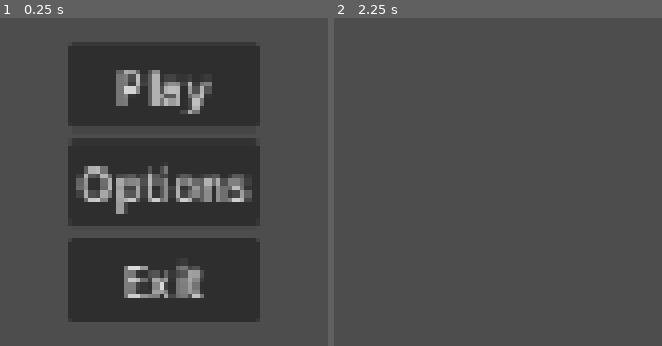
Above: before the commit, frames 1-2 (left to right).
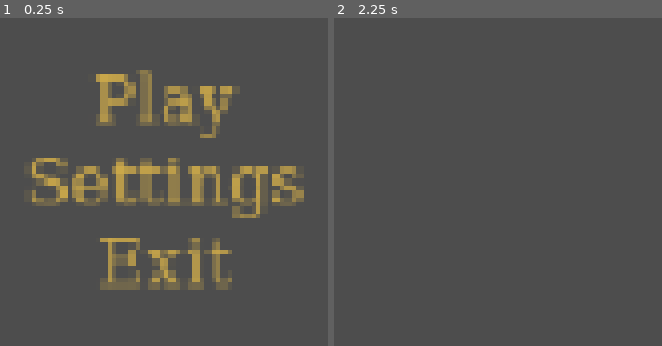
Above: after the commit, the same moments.

Repository: soupmax/sleeping_wizard_game
Game: Godot game, scene res://scenes/main.tscn
Two runs of this game, one before a commit and one after it. Both use one fixed random seed, a clock stepped at 60 frames per second and the inputs below.
Inputs (mouse positions are in pixels of both pictures, inside the frame that each line leads up to):
- Up to frame 1 (0.25 s): no input
- Up to frame 2 (2.25 s): click (498, 182) at 0.5 s, where only the run before the commit has a clickable "Options"; click (498, 182) at 1.25 s, where only the run after the commit has a clickable "Settings"; click "Play" at 2 s

The runs differ from the first frame. In frame 1, 45% of the frame differs, in the area x 9-93%, y 8-93%; in frame 2, nothing differs.

Commit message:
Menu
Changed the color of the buttons and made a button effect on hover

Diff:
--- /dev/null
+++ b/resourcen/menu_theme.tres
@@ -0,0 +1,86 @@
+[gd_resource type="Theme" format=3 uid="uid://q5a1jyyg2nge"]
+
+[sub_resource type="StyleBoxEmpty" id="StyleBoxEmpty_eab0s"]
+
+[sub_resource type="StyleBoxEmpty" id="StyleBoxEmpty_nn1bb"]
+
+[sub_resource type="StyleBoxEmpty" id="StyleBoxEmpty_lhv2t"]
+
+[sub_resource type="StyleBoxEmpty" id="StyleBoxEmpty_dby0x"]
+
+[sub_resource type="StyleBoxEmpty" id="StyleBoxEmpty_5580i"]
+
+[sub_resource type="FontFile" id="FontFile_o5qli"]
+cache/0/variation_coordinates = {}
+cache/0/face_index = 0
+cache/0/embolden = 0.0
+cache/0/transform = Transform2D(1, 0, 0, 1, 0, 0)
+cache/0/spacing_top = 0
+cache/0/spacing_bottom = 0
+cache/0/spacing_space = 0
+cache/0/spacing_glyph = 0
+cache/0/baseline_offset = 0.0
+cache/0/16/0/ascent = 0.0
+cache/0/16/0/descent = 0.0
+cache/0/16/0/underline_position = 0.0
+cache/0/16/0/underline_thickness = 0.0
+cache/0/16/0/scale = 1.0
+cache/0/17/0/ascent = 0.0
+cache/0/17/0/descent = 0.0
+cache/0/17/0/underline_position = 0.0
+cache/0/17/0/underline_thickness = 0.0
+cache/0/17/0/scale = 1.0
+cache/0/18/0/ascent = 0.0
+cache/0/18/0/descent = 0.0
+cache/0/18/0/underline_position = 0.0
+cache/0/18/0/underline_thickness = 0.0
+cache/0/18/0/scale = 1.0
+cache/0/19/0/ascent = 0.0
+cache/0/19/0/descent = 0.0
+cache/0/19/0/underline_position = 0.0
+cache/0/19/0/underline_thickness = 0.0
+cache/0/19/0/scale = 1.0
+cache/0/20/0/ascent = 0.0
+cache/0/20/0/descent = 0.0
+cache/0/20/0/underline_position = 0.0
+cache/0/20/0/underline_thickness = 0.0
+cache/0/20/0/scale = 1.0
+cache/0/21/0/ascent = 0.0
+cache/0/21/0/descent = 0.0
+cache/0/21/0/underline_position = 0.0
+cache/0/21/0/underline_thickness = 0.0
+cache/0/21/0/scale = 1.0
+cache/0/22/0/ascent = 0.0
+cache/0/22/0/descent = 0.0
+cache/0/22/0/underline_position = 0.0
+cache/0/22/0/underline_thickness = 0.0
+cache/0/22/0/scale = 1.0
+cache/0/23/0/ascent = 0.0
+cache/0/23/0/descent = 0.0
+cache/0/23/0/underline_position = 0.0
+cache/0/23/0/underline_thickness = 0.0
+cache/0/23/0/scale = 1.0
+cache/0/24/0/ascent = 0.0
+cache/0/24/0/descent = 0.0
+cache/0/24/0/underline_position = 0.0
+cache/0/24/0/underline_thickness = 0.0
+cache/0/24/0/scale = 1.0
+cache/0/25/0/ascent = 0.0
+cache/0/25/0/descent = 0.0
+cache/0/25/0/underline_position = 0.0
+cache/0/25/0/underline_thickness = 0.0
+cache/0/25/0/scale = 1.0
+
+[resource]
+resource_name = "Gold"
+default_font = SubResource("FontFile_o5qli")
+Button/colors/font_color = Color(0.8117647, 0.67058825, 0.2901961, 1)
+Button/colors/font_hover_color = Color(0.8117647, 0.67058825, 0.2901961, 1)
+Button/colors/font_outline_color = Color(0.16078432, 0.16862746, 0.1882353, 1)
+Button/colors/font_pressed_color = Color(0.8117647, 0.67058825, 0.2901961, 1)
+Button/font_sizes/font_size = 24
+Button/styles/disabled = SubResource("StyleBoxEmpty_eab0s")
+Button/styles/focus = SubResource("StyleBoxEmpty_nn1bb")
+Button/styles/hover = SubResource("StyleBoxEmpty_lhv2t")
+Button/styles/normal = SubResource("StyleBoxEmpty_dby0x")
+Button/styles/pressed = SubResource("StyleBoxEmpty_5580i")
--- a/scenes/main.tscn
+++ b/scenes/main.tscn
@@ -1,6 +1,8 @@
 [gd_scene format=3 uid="uid://cpbugbvv3oqi3"]
 
+[ext_resource type="Theme" uid="uid://q5a1jyyg2nge" path="res://resourcen/menu_theme.tres" id="1_0wfyh"]
 [ext_resource type="Script" uid="uid://cy77triyhy0yf" path="res://scripts/main_menu.gd" id="1_o5qli"]
+[ext_resource type="Script" uid="uid://dfdh7lr76fc8h" path="res://scripts/button_hover.gd" id="3_sugp2"]
 
 [node name="main_menu" type="Control" unique_id=420415433]
 layout_mode = 3
@@ -9,6 +11,7 @@
 anchor_bottom = 1.0
 grow_horizontal = 2
 grow_vertical = 2
+theme = ExtResource("1_0wfyh")
 script = ExtResource("1_o5qli")
 
 [node name="MarginContainer" type="MarginContainer" parent="." unique_id=367666576]
@@ -18,28 +21,32 @@
 anchor_top = 0.5
 anchor_right = 0.5
 anchor_bottom = 0.5
-offset_left = -35.0
-offset_top = -50.5
-offset_right = 35.0
-offset_bottom = 50.5
+offset_left = -42.5
+offset_top = -53.5
+offset_right = 42.5
+offset_bottom = 53.5
 grow_horizontal = 2
 grow_vertical = 2
 
 [node name="VBoxContainer" type="VBoxContainer" parent="MarginContainer" unique_id=477047292]
 layout_mode = 2
+alignment = 1
 
 [node name="Play" type="Button" parent="MarginContainer/VBoxContainer" unique_id=953468939]
 layout_mode = 2
 text = "Play"
+script = ExtResource("3_sugp2")
 
-[node name="Options" type="Button" parent="MarginContainer/VBoxContainer" unique_id=1669157324]
+[node name="Settings" type="Button" parent="MarginContainer/VBoxContainer" unique_id=1669157324]
 layout_mode = 2
-text = "Options"
+text = "Settings"
 
 [node name="Exit" type="Button" parent="MarginContainer/VBoxContainer" unique_id=917179459]
 layout_mode = 2
 text = "Exit"
 
+[connection signal="mouse_entered" from="MarginContainer/VBoxContainer/Play" to="MarginContainer/VBoxContainer/Play" method="_on_mouse_entered"]
+[connection signal="mouse_exited" from="MarginContainer/VBoxContainer/Play" to="MarginContainer/VBoxContainer/Play" method="_on_mouse_exited"]
 [connection signal="pressed" from="MarginContainer/VBoxContainer/Play" to="." method="_on_play_pressed"]
-[connection signal="pressed" from="MarginContainer/VBoxContainer/Options" to="." method="_on_options_pressed"]
+[connection signal="pressed" from="MarginContainer/VBoxContainer/Settings" to="." method="_on_settings_pressed"]
 [connection signal="pressed" from="MarginContainer/VBoxContainer/Exit" to="." method="_on_exit_pressed"]
--- /dev/null
+++ b/scripts/button_hover.gd
@@ -0,0 +1,14 @@
+extends Button
+
+func _ready() -> void:
+	# Pivot in die Mitte des Buttons setzen
+	pivot_offset = size / 2.0
+
+func _on_mouse_entered() -> void:
+	var tween = get_tree().create_tween()
+	tween.tween_property(self, "scale", Vector2(1.5, 1.5), 0.50)
+
+
+func _on_mouse_exited() -> void:
+	var tween = get_tree().create_tween()
+	tween.tween_property(self, "scale", Vector2(1.0, 1.0), 0.15)
--- a/scripts/main_menu.gd
+++ b/scripts/main_menu.gd
@@ -5,7 +5,7 @@
 	get_tree().change_scene_to_file("res://scenes/game.tscn")
 
 
-func _on_options_pressed() -> void:
+func _on_settings_pressed() -> void:
 	pass # Replace with function body.
 
 
Not shown, added: scripts/button_hover.gd.uid
